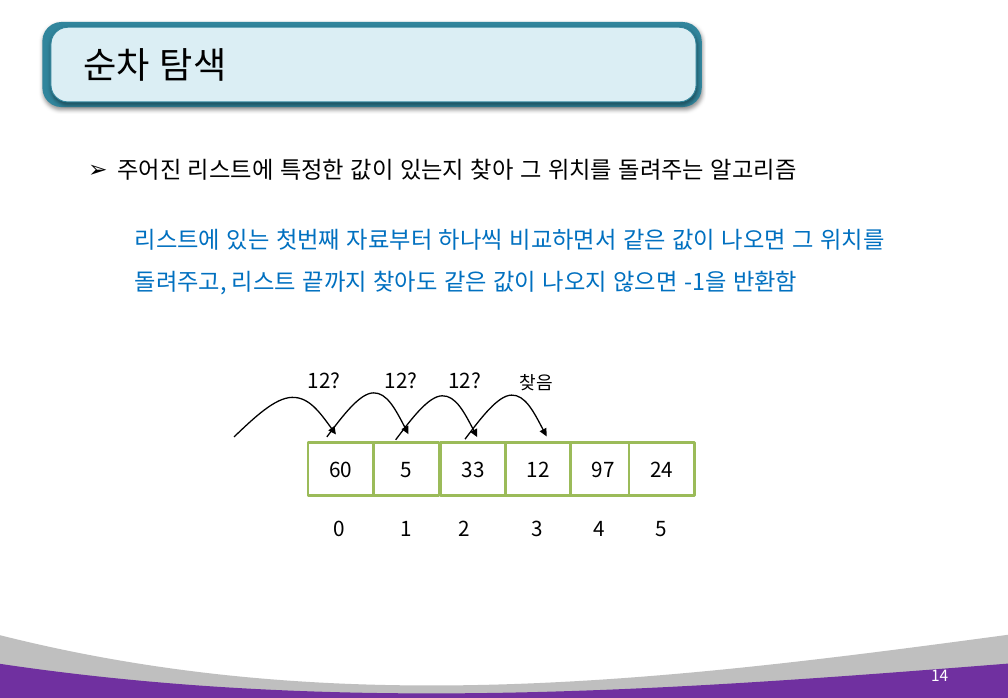
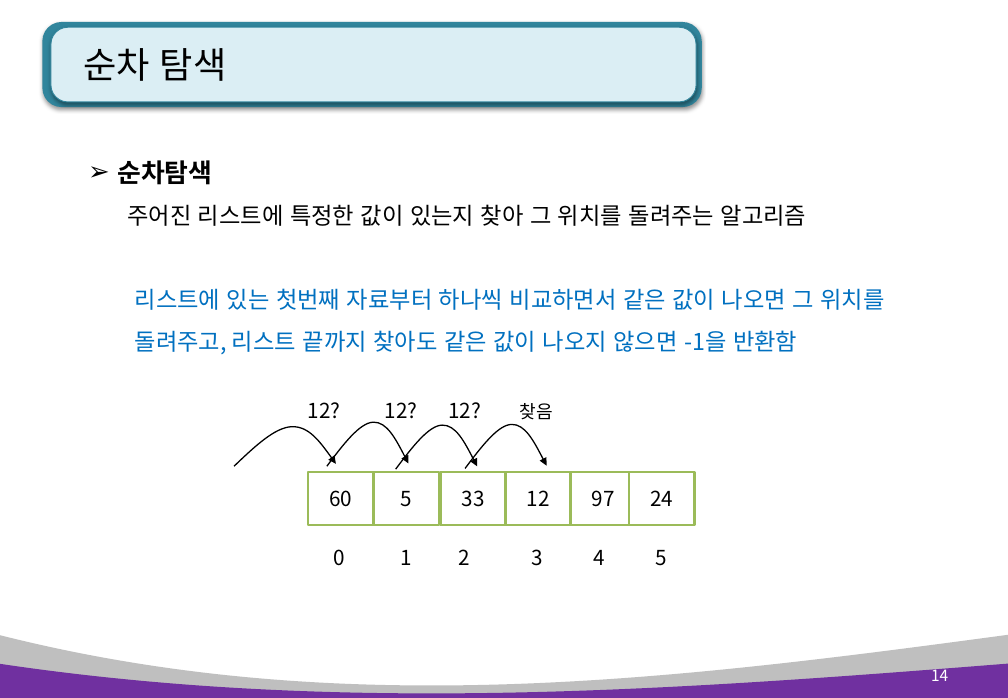
Before and after one commit to pshho/ngreen_project, a slide deck: slide 14 of pyWorks/자료/python_ppt/Python 알고리즘.pptx. Drawn at 1008x698 pixels with LibreOffice and Linux fonts; fonts in the diff are those of the drawing. Boxes give left, top, right and bottom in pixels: in the first picture for what was removed or moved away, otherwise in the second. Text is boxed around its words. In the diff, an @@ line names an element or a change of style, - is before the commit and + after.

```diff
--- a/pyWorks/자료/python_ppt/Python 알고리즘.pptx
+++ b/pyWorks/자료/python_ppt/Python 알고리즘.pptx
@@ text at (x1=117, y1=160, x2=212, y2=185): paragraph added @@
+➢ 순차탐색
@@ text at (x1=127, y1=204, x2=807, y2=226): bullet ➢ to none; line spacing 1 to 1.5 @@
@@ 10 texts, 6 rectangles, 4 freeform shapes moved together from (x1=235, y1=372, x2=694, y2=537) to (x1=235, y1=402, x2=694, y2=566) @@
```
Also in this commit, not shown: 3 slides added, 19 other files.
